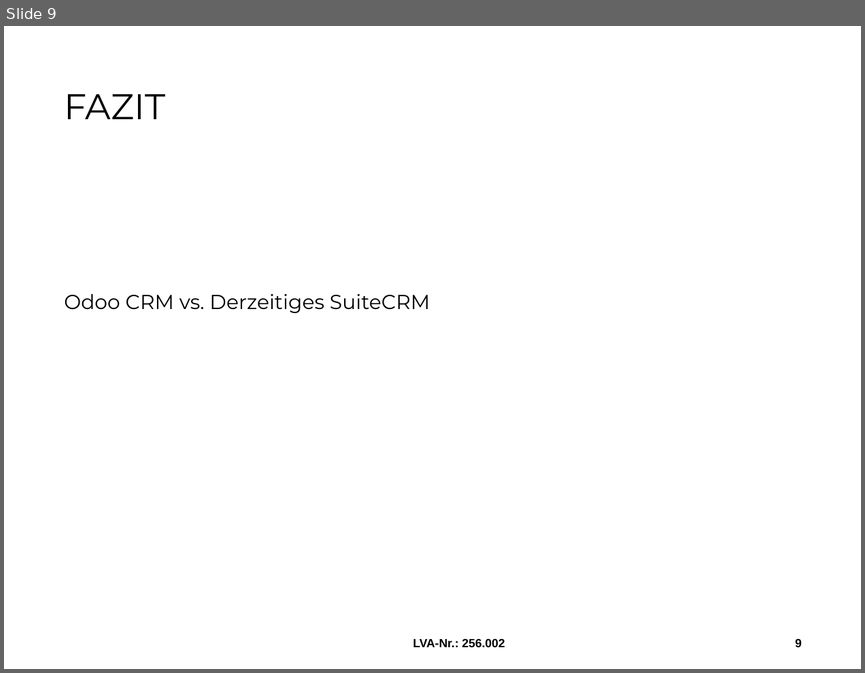
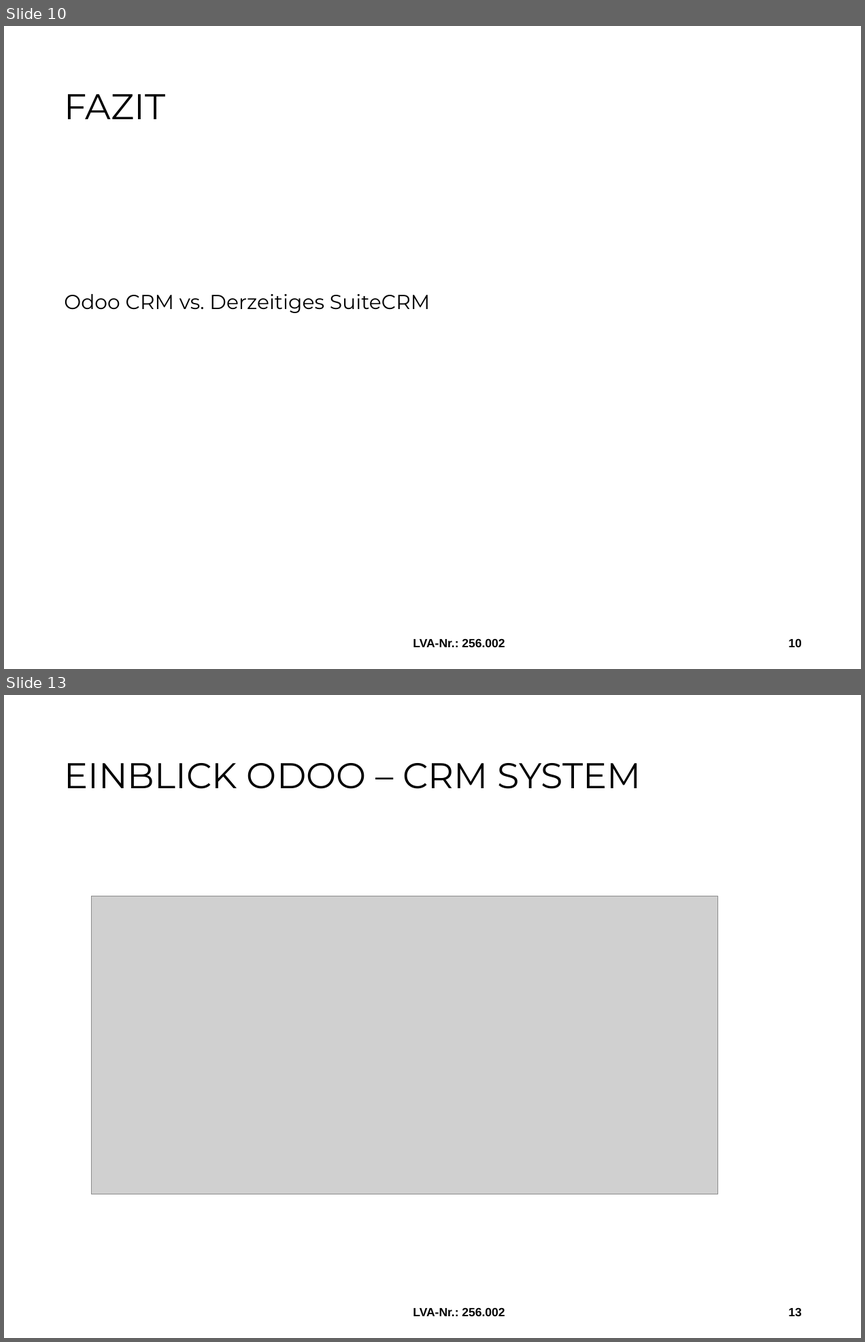
Before and after one commit to MilosTomic123/IT_Projekt_SS19, a slide deck: 2. Meilenstein.pptx. Shown one above the other, each under a label of ours: slide 9 before the commit, slides 10 and 13 after it; the slides between them are not shown. The pictures are 865x673 and 865x1342 pixels, drawn with LibreOffice and Linux fonts; fonts in the diff are those of the drawing; grey boxes stand for pictures; background and template pictures are left out. Boxes give left, top, right and bottom in pixels: in the first picture for what was removed or moved away, otherwise in the second. Text is boxed around its words. In the diff, an @@ line names an element or a change of style, - is before the commit and + after.

```diff
--- a/2. Meilenstein.pptx
+++ b/2. Meilenstein.pptx
@@ slide 13 added at box(4, 695, 861, 1338), background #FFFFFF @@
@@ title added at box(64, 763, 641, 789), 30 pt, text #000000 @@
+EINBLICK ODOO – CRM SYSTEM
@@ picture added at box(92, 896, 718, 1195) @@
@@ text added at box(413, 1307, 504, 1316), 10 pt, text #000000, bold @@
+LVA-Nr.: 256.002
@@ page number added at box(788, 1307, 801, 1316), 10 pt, text #000000, bold @@
+13
@@ what was slide 9 is now slide 10 @@
@@ page number at box(788, 638, 801, 647): text changed @@
-9
+10
```
Also in this commit, not shown: 9 slides changed, 4 other slides added, 2 other files.
